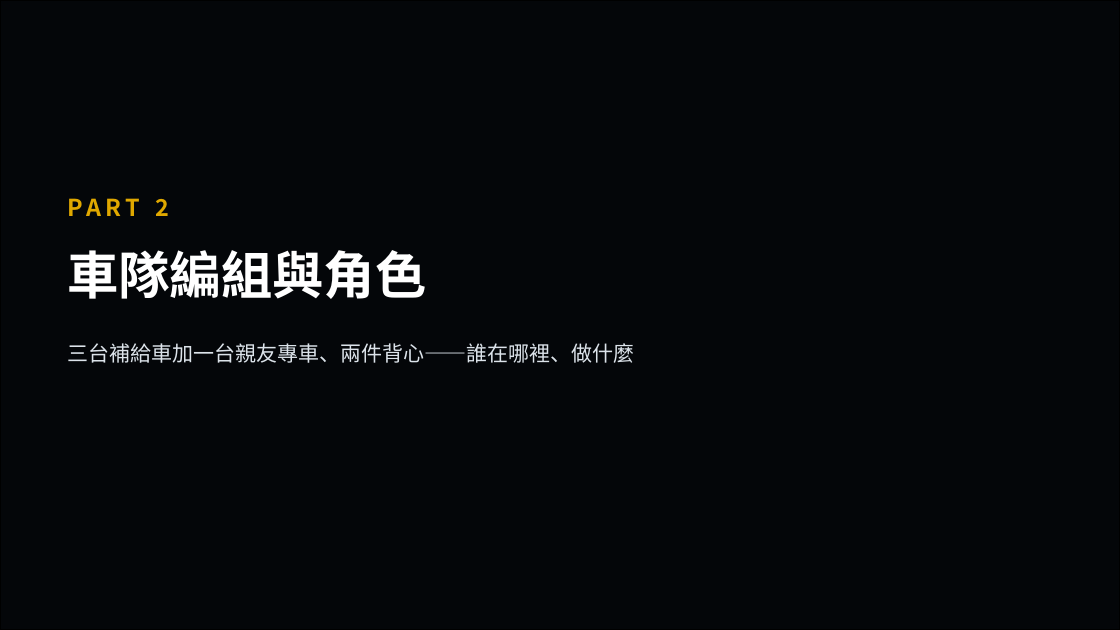
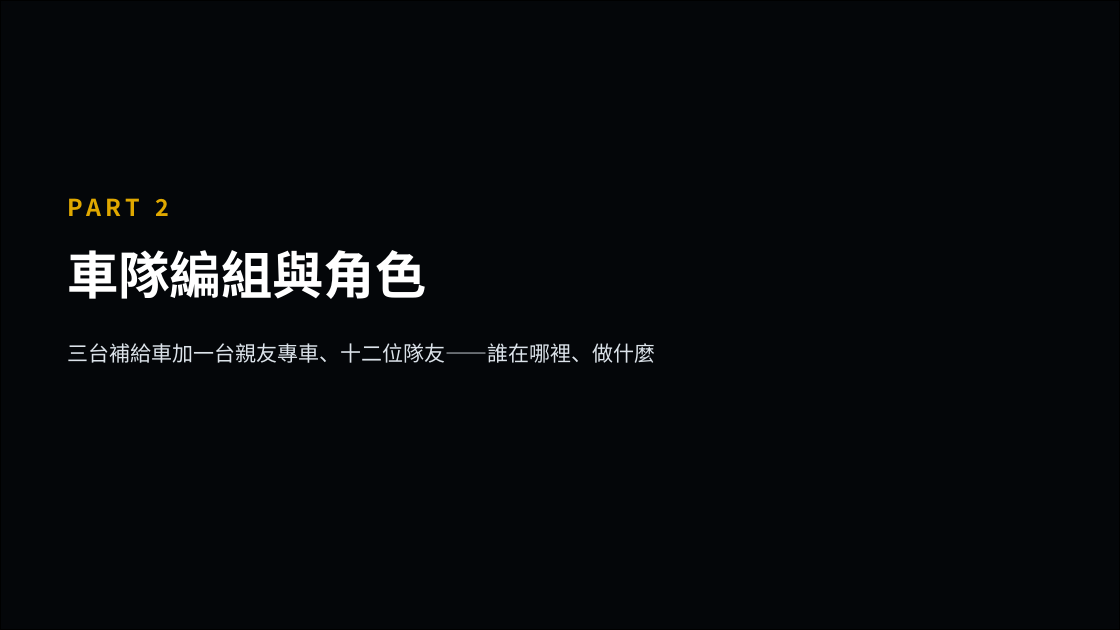
Before and after one commit to powermovebboy-sys/Race-site, a slide deck: slide 13 of deck/2026_FXT_補給作戰計畫.pptx. Drawn at 1120x630 pixels with LibreOffice and Linux fonts; fonts in the diff are those of the drawing; background and template pictures are left out. Boxes give left, top, right and bottom in pixels: in the first picture for what was removed or moved away, otherwise in the second. Text is boxed around its words. In the diff, an @@ line names an element or a change of style, - is before the commit and + after.

```diff
--- a/deck/2026_FXT_補給作戰計畫.pptx
+++ b/deck/2026_FXT_補給作戰計畫.pptx
@@ text at [67, 343, 655, 363]: text changed @@
-三台補給車加一台親友專車、兩件背心——誰在哪裡、做什麼
+三台補給車加一台親友專車、十二位隊友——誰在哪裡、做什麼
```
Also in this commit, not shown: 4 other slides changed, 3 other files.
